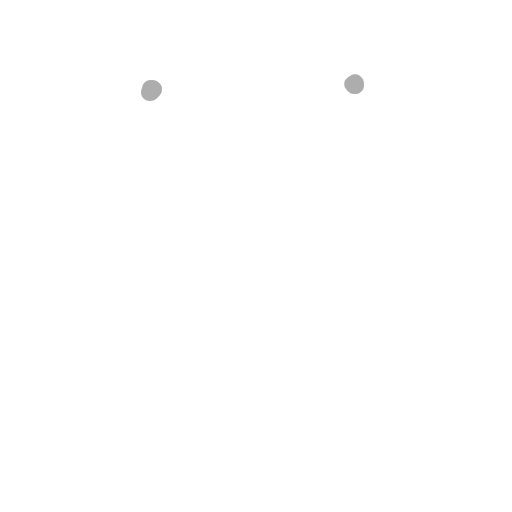
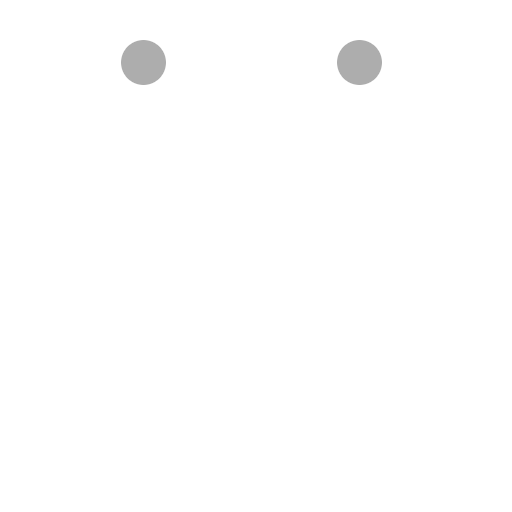
Comparing the layer stacks of the two (512, 512) images. Changes:
added layer "Layer copy #1" above "Layer copy" over [121, 40, 166, 92]
added layer "Layer copy" above "Layer #3" over [337, 40, 382, 92]
added layer "Layer #3" above "Layer #2" over [146, 77, 362, 101]
hid "Layer #2" over [141, 74, 364, 101]
hid "Layer #1" over [136, 70, 368, 101]
hid "Layer" over [144, 80, 358, 101]
